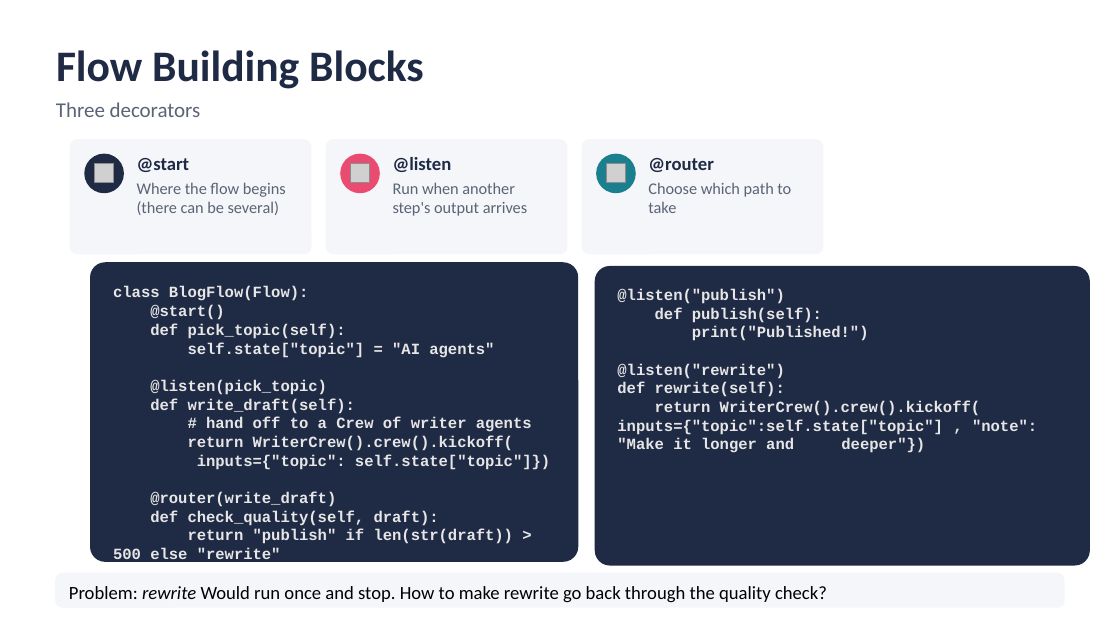
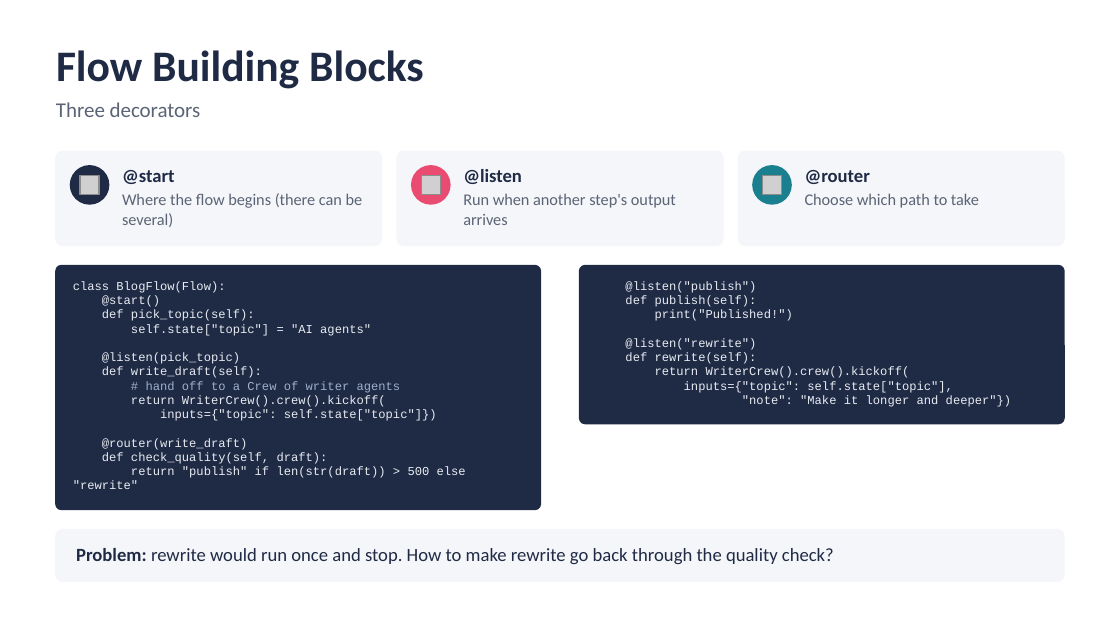
Before and after one commit to atulkahatecdac/agenticai, a slide deck: slide 90 of 16_PGP-Agentic/PGP_Agentic_AI.pptx (slide 91 before the commit). Drawn at 1120x630 pixels with LibreOffice and Linux fonts; fonts in the diff are those of the drawing; grey boxes stand for pictures. Boxes give left, top, right and bottom in pixels: in the first picture for what was removed or moved away, otherwise in the second. Text is boxed around its words. In the diff, an @@ line names an element or a change of style, - is before the commit and + after.

```diff
--- a/16_PGP-Agentic/PGP_Agentic_AI.pptx
+++ b/16_PGP-Agentic/PGP_Agentic_AI.pptx
@@ rounded rectangle: place and size @@
-rounded rectangle at <box>71,140,311,253</box>
+rounded rectangle at <box>56,151,382,245</box>
@@ ellipse: place and size @@
-ellipse at <box>85,155,123,193</box>
+ellipse at <box>71,166,109,204</box>
@@ picture: place and size @@
-picture at <box>94,164,113,183</box>
+picture at <box>80,176,99,195</box>
@@ text "@start" rewrapped from <box>137,158,286,215</box> to <box>122,170,363,227</box> @@
@@ rounded rectangle: place and size @@
-rounded rectangle at <box>327,140,568,253</box>
+rounded rectangle at <box>398,151,724,245</box>
@@ ellipse: place and size @@
-ellipse at <box>340,155,379,193</box>
+ellipse at <box>412,166,450,204</box>
@@ picture: place and size @@
-picture at <box>351,164,370,183</box>
+picture at <box>421,176,440,195</box>
@@ text "@listen" rewrapped from <box>393,157,527,216</box> to <box>463,169,676,225</box> @@
@@ rounded rectangle: place and size @@
-rounded rectangle at <box>582,140,823,253</box>
+rounded rectangle at <box>738,151,1064,245</box>
@@ ellipse: place and size @@
-ellipse at <box>597,155,635,193</box>
+ellipse at <box>753,166,791,204</box>
@@ picture: place and size @@
-picture at <box>607,164,626,183</box>
+picture at <box>763,176,782,195</box>
@@ text "@router" rewrapped from <box>648,158,791,213</box> to <box>805,170,979,208</box> @@
@@ rounded rectangle: place and size @@
-rounded rectangle at <box>91,263,578,561</box>
+rounded rectangle at <box>56,265,541,510</box>
@@ proportions changed in 5 elements at <box>56,151,382,245</box>, <box>398,151,724,245</box>, <box>738,151,1064,245</box>, <box>56,265,541,510</box>, <box>579,265,1064,423</box> @@
@@ rounded rectangle: place and size @@
-rounded rectangle at <box>596,267,1090,564</box>
+rounded rectangle at <box>579,265,1064,423</box>
@@ text "class BlogFlow(Flow):": place and size @@
-text "class BlogFlow(Flow):" at <box>113,286,550,565</box>
+text "class BlogFlow(Flow):" at <box>73,281,466,489</box>
@@ text "class BlogFlow(Flow):" at <box>73,281,466,489</box>: size 10 to 7.8 pt, text colour #E7E6E6 to #E8ECF3, bold off; text colour #E7E6E6 to #9FB0CC in "# hand off to a Crew of ..."; line spacing 1 to 0.98 @@
@@ text "@listen("publish")": place and size @@
-text "@listen("publish")" at <box>617,288,1037,453</box>
+text "@listen("publish")" at <box>625,281,1012,407</box>
@@ text at <box>625,281,793,364</box>: size 10 to 7.8 pt, text colour #E7E6E6 to #E8ECF3, bold off in "@listen("publish")", "def publish(self):", "print("Published!")", "@listen("rewrite")" and 1 more places; line spacing 1 to 0.98 @@
@@ text at <box>655,367,1012,407</box>: text changed; size 10 to 7.8 pt; text colour #E7E6E6 to #E8ECF3; bold off @@
-return WriterCrew().crew().kickoff( inputs={"topic":self.state["topic"] , "note": "Make it longer and deeper"})
+return WriterCrew().crew().kickoff(
+inputs={"topic": self.state["topic"],
+"note": "Make it longer and deeper"})
@@ rounded rectangle added at <box>56,530,1064,581</box>, fill #F4F6FA, outline #F4F6FA 1 pt @@
@@ text at <box>76,548,834,564</box>: text changed; text colour #000000 to #1F2A44 @@
-Problem: rewrite Would run once and stop. How to make rewrite go back through the quality check?
+Problem: rewrite would run once and stop. How to make rewrite go back through the quality check?
@@ text "Problem: rewrite would run once ...": place and size @@
-text "Problem: rewrite would run once ..." at <box>56,573,1064,607</box>
+text "Problem: rewrite would run once ..." at <box>76,548,834,564</box>
@@ text "Problem: rewrite would run once ..." at <box>76,548,834,564</box>: fill #F4F6FA to none; outline #F4F6FA 1 pt to none @@
```
Also in this commit, not shown: 25 other slides changed, 1 slide removed, 14 other files.
